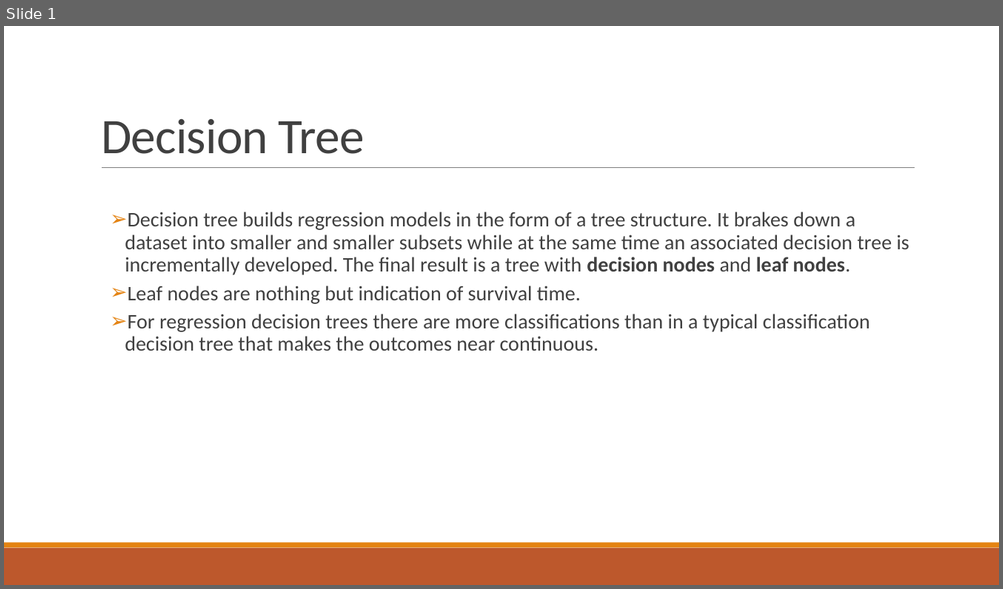
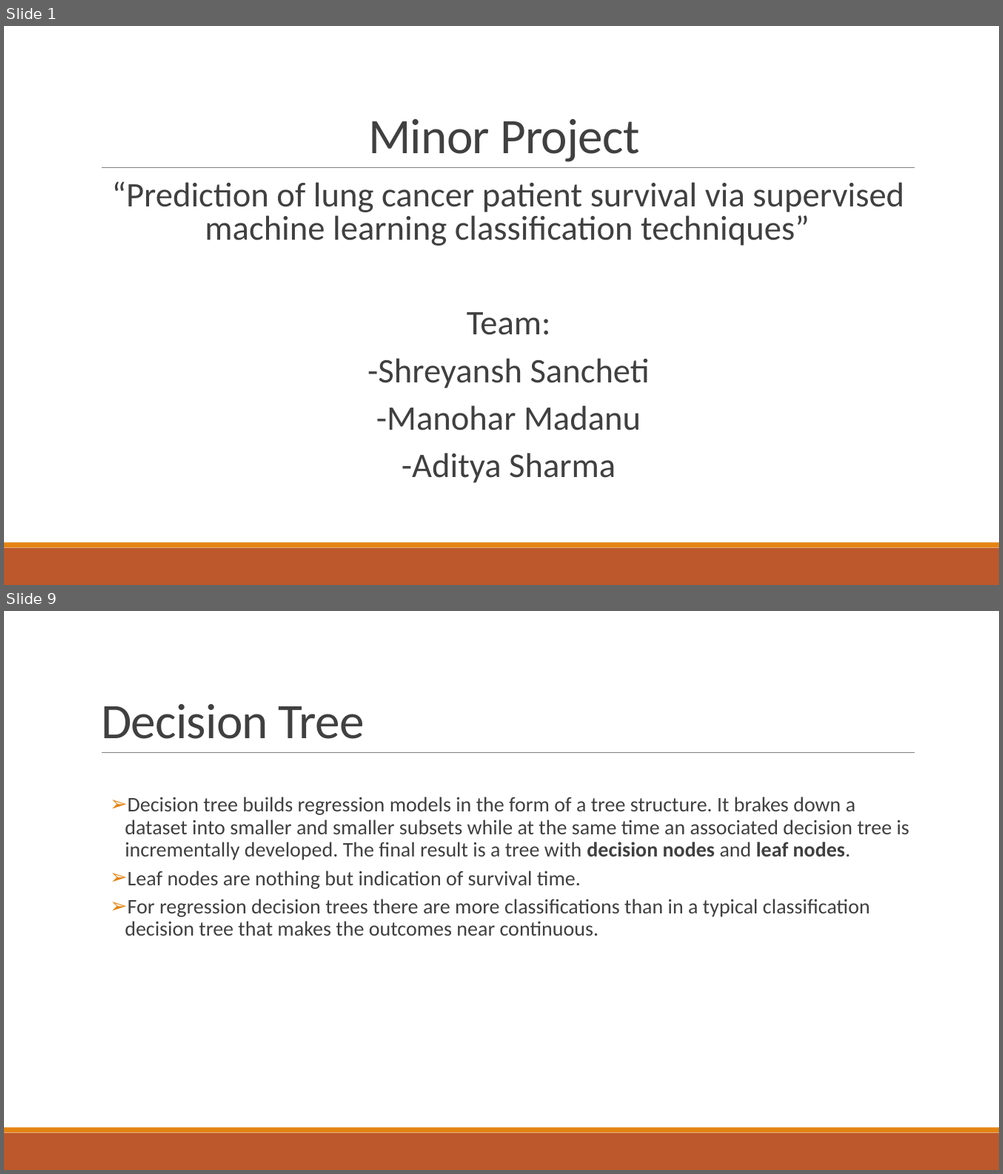
Before and after one commit to HarshCic/Minor-Project, a slide deck: Report & PPT/MinorProject.pptx. Shown one above the other, each under a label of ours: slide 1 before the commit, slides 1 and 9 after it; the slides between them are not shown. The pictures are 1003x589 and 1003x1174 pixels, drawn with LibreOffice and Linux fonts; fonts in the diff are those of the drawing. Boxes give left, top, right and bottom in pixels: in the first picture for what was removed or moved away, otherwise in the second. Text is boxed around its words. In the diff, an @@ line names an element or a change of style, - is before the commit and + after.

```diff
--- a/Report & PPT/MinorProject.pptx
+++ b/Report & PPT/MinorProject.pptx
@@ slide 1 added at [4,26,999,585], background #FFFFFF; not listed: 3 template elements that a slide beside it also shows @@
@@ title added at [368,119,640,162], 48 pt, text #404040 @@
+Minor Project
@@ text added at [112,181,904,483], 33.3 pt, text #404040 @@
+  “Prediction of lung cancer patient survival via supervised machine learning classification techniques”
+  Team:
+  -Shreyansh Sancheti
+  -Manohar Madanu
+  -Aditya Sharma
@@ what was slide 1 is now slide 9 @@
```
Also in this commit, not shown: 2 slides changed, 11 other slides added, 1 other file.
